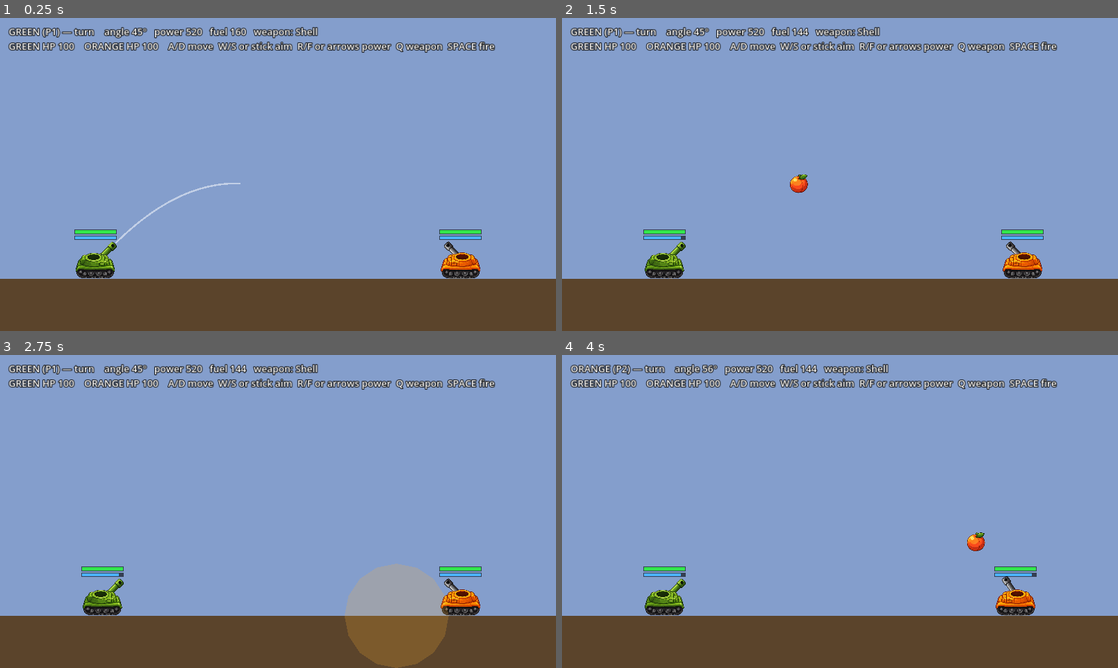
Above: before the commit, frames 1-4 (two rows, left to right).
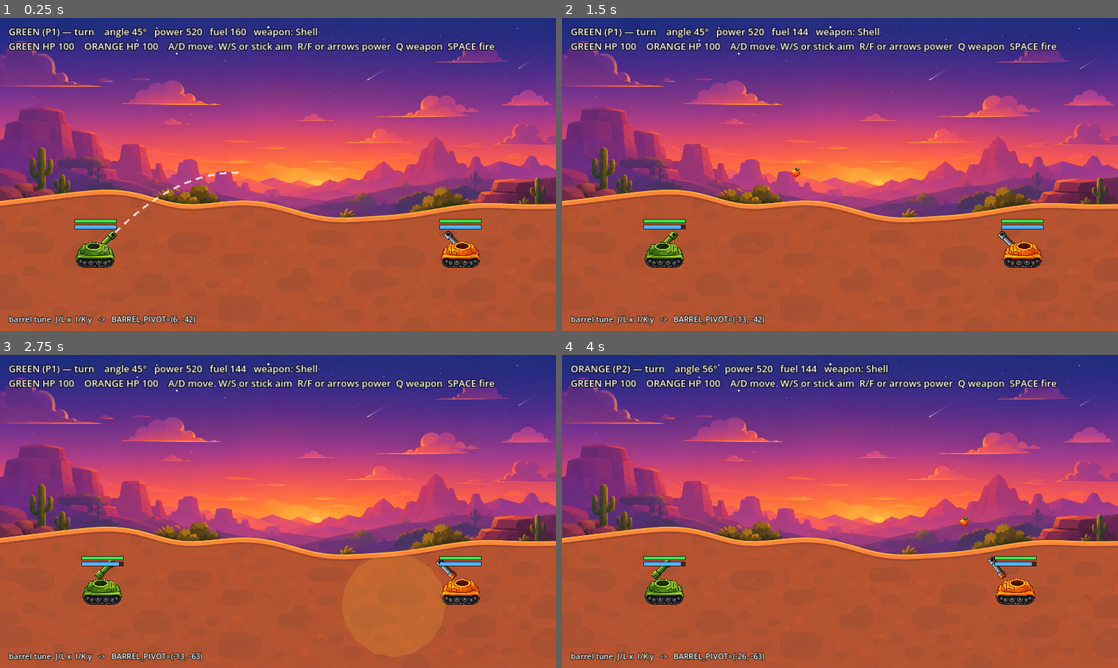
Above: after the commit, the same moments.

Repository: DriveThruG/Peach-Party
Game: Godot game, scene res://artillery/Artillery.tscn
The game is run twice, just before and just after one commit, with the same random seed, the same clock (stepped at 60 frames per second) and the same inputs. This scene is started directly instead of the project's main scene.
Inputs:
- Up to frame 1 (0.25 s): no input
- Up to frame 2 (1.5 s): tap Enter at 0.5 s; hold D 0.53-1.28 s; hold J 0.53-1.28 s; tap Space at 0.77 s; tap L at 0.8, 1.35 s; hold S from 1.28 s (still down)
- Up to frame 3 (2.75 s): tap Space at 1.52 s; tap I at 1.55 s; release S at 2.03 s; hold D from 2.03 s (still down); hold I from 2.03 s (still down); tap K at 2.3 s
- Up to frame 4 (4 s): release D at 2.78 s; release I at 2.78 s; hold W 2.78-3.53 s; tap K at 2.85 s; tap Space at 3.02, 3.77 s; tap J at 3.05 s; hold A from 3.53 s (still down); hold J from 3.53 s (still down); tap L at 3.8 s

The runs differ from the first frame. In frame 1, 98% of the frame differs, in the area x 0-100%, y 0-100%; in frame 2, 98%; in frame 3, 98%; in frame 4, 98%.

Commit message:
Artillery: desert background + ground on the sand; dashed trajectory guide; smaller peach; live barrel-pivot tuner (J/L/I/K)

Diff:
--- a/godot/artillery/artillery.gd
+++ b/godot/artillery/artillery.gd
@@ -5,7 +5,7 @@
 # Controls (active player only):  A/D move (costs fuel)   W/S aim   R/F power   Q weapon   SPACE fire
 
 const VIEW := Vector2(1280, 720)
-const GROUND_Y := 600.0
+const GROUND_Y := 575.0          # on the background's sand; tune to match the art
 const GRAVITY := 480.0
 const MOVE_SPEED := 70.0
 const AIM_RATE := 42.0
@@ -30,19 +30,24 @@
 
 var hud: CanvasLayer
 var info: Label
-var guide: Line2D
+var tune_label: Label
+var guide: DashedLine
+var tune_pivot := Tank.BARREL_PIVOT
 
 func _ready() -> void:
-	_add_rect(Vector2.ZERO, Vector2(VIEW.x, GROUND_Y), Color(0.52, 0.62, 0.80), -10)        # sky
-	_add_rect(Vector2(0, GROUND_Y), Vector2(VIEW.x, VIEW.y - GROUND_Y), Color(0.36, 0.27, 0.17), -5)  # ground
+	var bg := Sprite2D.new()
+	bg.texture = load("res://artillery/art/Background.png")
+	bg.centered = true
+	bg.position = VIEW * 0.5
+	var ts := bg.texture.get_size()
+	bg.scale = Vector2(VIEW.x / ts.x, VIEW.y / ts.y)
+	bg.z_index = -20
+	add_child(bg)
 
 	_spawn_tank(220.0, 0, 1)      # green tank, faces right
 	_spawn_tank(1060.0, 1, -1)    # orange tank, faces left
 
-	# Trajectory-preview line (world space).
-	guide = Line2D.new()
-	guide.width = 4.0
-	guide.default_color = Color(1, 1, 1, 0.5)
+	guide = DashedLine.new()
 	guide.z_index = 8
 	add_child(guide)
 
@@ -56,6 +61,15 @@
 	info.position = Vector2(20, 16)
 	info.size = Vector2(VIEW.x - 40, 80)
 	hud.add_child(info)
+
+	tune_label = Label.new()
+	tune_label.add_theme_font_size_override("font_size", 18)
+	tune_label.add_theme_color_override("font_color", Color.WHITE)
+	tune_label.add_theme_color_override("font_outline_color", Color.BLACK)
+	tune_label.add_theme_constant_override("outline_size", 5)
+	tune_label.position = Vector2(20, VIEW.y - 40)
+	hud.add_child(tune_label)
+
 	_update_info()
 
 func _spawn_tank(x: float, variant: int, facing: int) -> void:
@@ -67,6 +81,7 @@
 
 func _process(delta: float) -> void:
 	guide.visible = (state == "aim")
+	_tune_barrel(delta)
 	match state:
 		"aim":
 			_aim_phase(delta)
@@ -185,7 +200,7 @@
 	s.texture = Tank.SHEET
 	s.region_enabled = true
 	s.region_rect = Tank.PEACH_REGION
-	s.scale = Vector2(0.32, 0.32)
+	s.scale = Vector2(0.15, 0.15)
 	n.add_child(s)
 	return n
 
@@ -218,7 +233,28 @@
 		if pos.y >= GROUND_Y:
 			pts.append(Vector2(pos.x, GROUND_Y))
 			break
-	guide.points = pts
+	guide.set_points(pts)
+
+# Live-tune the barrel mount point on both tanks (J/L = x, I/K = y). Read off the value, tell me, I bake it.
+func _tune_barrel(delta: float) -> void:
+	var step := 30.0 * delta
+	var changed := false
+	if Input.is_physical_key_pressed(KEY_J):
+		tune_pivot.x -= step
+		changed = true
+	if Input.is_physical_key_pressed(KEY_L):
+		tune_pivot.x += step
+		changed = true
+	if Input.is_physical_key_pressed(KEY_I):
+		tune_pivot.y -= step
+		changed = true
+	if Input.is_physical_key_pressed(KEY_K):
+		tune_pivot.y += step
+		changed = true
+	if changed:
+		for t in tanks:
+			t.set_barrel_pivot(tune_pivot)
+	tune_label.text = "barrel tune  J/L x  I/K y   ->   BARREL_PIVOT=(%d, %d)" % [roundi(tune_pivot.x), roundi(tune_pivot.y)]
 
 func _update_info() -> void:
 	var t: Tank = tanks[active]
--- /dev/null
+++ b/godot/artillery/dashed_line.gd
@@ -0,0 +1,37 @@
+extends Node2D
+class_name DashedLine
+# A dashed polyline. Set the points each frame; _draw walks them drawing dash/gap segments.
+
+var pts: PackedVector2Array = PackedVector2Array()
+var dash := 16.0
+var gap := 12.0
+var line_width := 5.0
+var col := Color(1, 1, 1, 0.7)
+
+func set_points(p: PackedVector2Array) -> void:
+	pts = p
+	queue_redraw()
+
+func _draw() -> void:
+	if pts.size() < 2:
+		return
+	var on := true
+	var rem := dash
+	for i in range(pts.size() - 1):
+		var a := pts[i]
+		var b := pts[i + 1]
+		var seg := b - a
+		var seglen := seg.length()
+		if seglen < 0.001:
+			continue
+		var dir := seg / seglen
+		var d := 0.0
+		while d < seglen:
+			var step: float = minf(rem, seglen - d)
+			if on:
+				draw_line(a + dir * d, a + dir * (d + step), col, line_width)
+			d += step
+			rem -= step
+			if rem <= 0.001:
+				on = not on
+				rem = dash if on else gap
--- a/godot/artillery/tank.gd
+++ b/godot/artillery/tank.gd
@@ -53,6 +53,10 @@
 	hp_fill = _make_bar(-108.0, Color(0.2, 0.9, 0.3))
 	fuel_fill = _make_bar(-94.0, Color(0.3, 0.7, 1.0))
 	_refresh()
+
+func set_barrel_pivot(p: Vector2) -> void:
+	if barrel != null:
+		barrel.position = p
 
 func muzzle_dir() -> Vector2:
 	var a := deg_to_rad(aim_deg)
